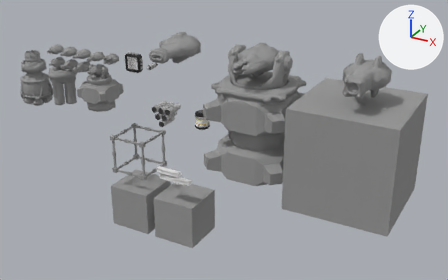
Before and after pictures for a commit that changed the Blender file 3D/modules.blend.
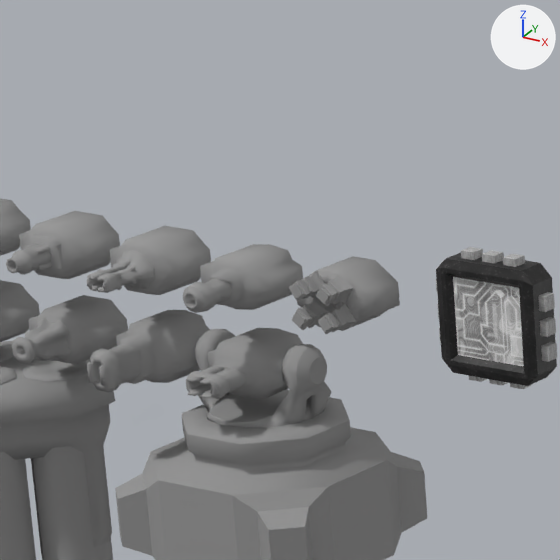
Old and new are each drawn whole from a 50 mm lens placed at (7.95, -10.43, 4.86), pointed at (2.01, 0.37, -0.54) and again close up on the part from 13% to 32% of the width and 5% to 35% of the height. The axes (+X, +Y, +Z) are drawn at upper right. The lights are the same throughout.

The first close-up shows 'Cube.012', 'frameS', 'gunIon', 'gunMini', 'gunPlasma', 'gunRail', 'ionblaster', 'massDriver', 'massDriver.001', 'mountS', 'mountS.002', 'railgun'.
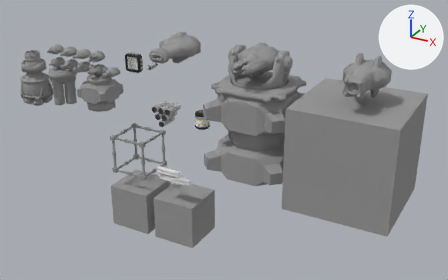
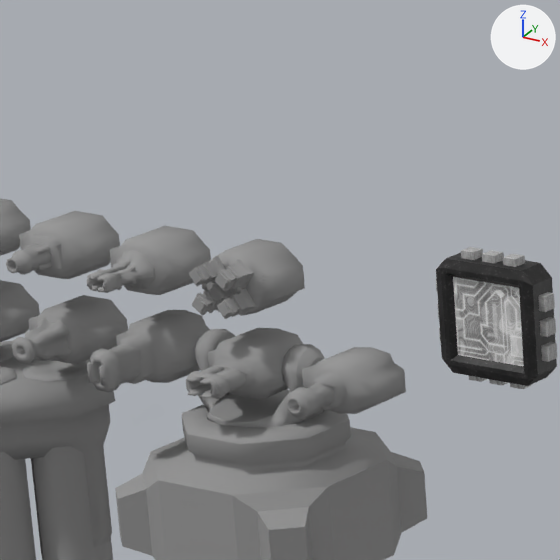
What differs and where, as boxes [x1, y1, x2, y2] in the close-ups (560 x 560 px):
'massDriver', moved
    before: [183, 244, 303, 313]
    after: [286, 347, 406, 418]
'gunRail.001', added
    after: [189, 239, 305, 319]
'massDriver.001', deleted
    before: [289, 256, 400, 334]

The change, as a diff of the scene's bpy script:
```diff
--- a/3D/modules.blend.py
+++ b/3D/modules.blend.py
@@ me_cylinder_024 @@
+me_cylinder_024.from_pydata(...)  # 260 vertices, 272 faces; spans x -0.151..0.151, y -0.137..0.225, z -0.101..0.101
+me_cylinder_024.materials.append(mat_structurestex_jpg)  # its picture is missing
@@ ob_massdriver_001 @@
-ob_massdriver_001 = bpy.data.objects.new('massDriver.001', me_cylinder_022)
-ob_massdriver_001.location = (-0.6, 0.0, 1.0)
-ob_massdriver_001.rotation_euler = (-3.142, 0.0, 0.0)  # degrees (-180, 0, 0)
-_m = ob_massdriver_001.modifiers.new('Mirror', 'MIRROR')
-_m.use_axis = (True, False, True)
@@ ob_massdriver @@
 ob_massdriver = bpy.data.objects.new('massDriver', me_cylinder_007)
-ob_massdriver.location = (-1.0, 0.0, 1.0)
+ob_massdriver.location = (-0.6, 0.0, 0.7)
 ob_massdriver.rotation_euler = (-3.142, 0.0, 0.0)  # degrees (-180, 0, 0)
@@ ob_gunrail_001 @@
+ob_gunrail_001 = bpy.data.objects.new('gunRail.001', me_cylinder_024)
+ob_gunrail_001.location = (-1.0, 0.0, 1.0)
+ob_gunrail_001.rotation_euler = (-3.142, 0.0, 0.0)  # degrees (-180, 0, 0)
```
